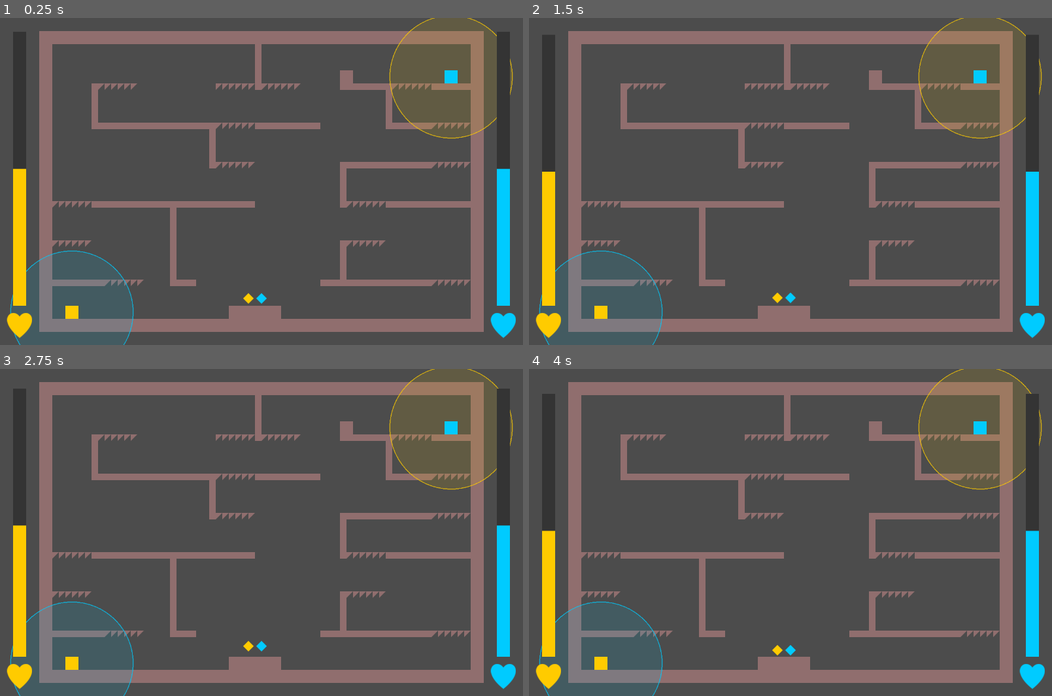
Above: before the commit, frames 1-4 (two rows, left to right).
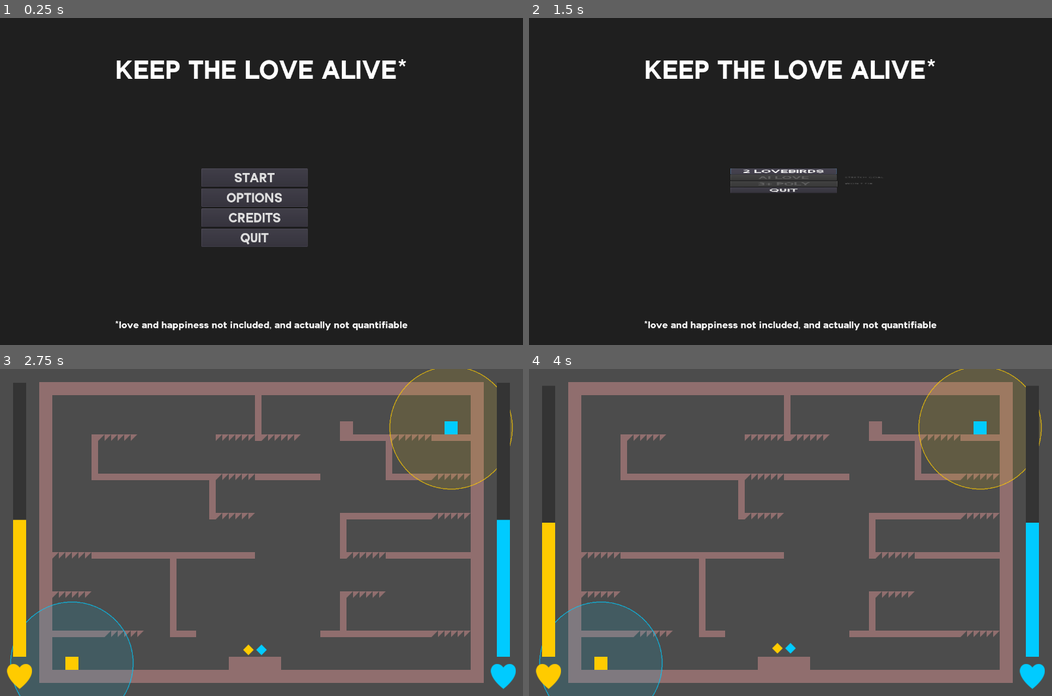
Above: after the commit, the same moments.

Repository: notapixelstudio/keep-love-alive
Game: Godot game, scene res://MainScreen.tscn
Same seed, same stepped clock (60 frames per second), same inputs: the game is played once before the commit and once after it. Before the commit the project starts from res://World.tscn.
Inputs (mouse positions are in pixels of both pictures, inside the frame that each line leads up to):
- Up to frame 1 (0.25 s): no input
- Up to frame 2 (1.5 s): click (785, 178) at 0.5 s, where only the run after the commit has a clickable "START"; click (785, 168) at 1.25 s, where only the run after the commit has a clickable "START"
- Up to frame 3 (2.75 s): click (256, 529) at 2 s, where only the run after the commit has a clickable "2 LOVEBIRDS"
- Up to frame 4 (4 s): tap Enter at 3.5 s

The runs differ from the first frame. In frame 1, 94% of the frame differs, in the area x 0-100%, y 0-100%; in frame 2, 96%; in frame 3, 0.2%; in frame 4, 0.2%.

Commit message:
better labeling

Diff:
--- a/godot/MainScreen.tscn
+++ b/godot/MainScreen.tscn
@@ -1,10 +1,14 @@
-[gd_scene load_steps=5 format=2]
+[gd_scene load_steps=6 format=2]
 
 [ext_resource path="res://assets/fonts/Antapani-ExtraBold.otf" type="DynamicFontData" id=1]
 [ext_resource path="res://Options2D.gd" type="Script" id=2]
 
 [sub_resource type="DynamicFont" id=1]
 size = 64
+font_data = ExtResource( 1 )
+
+[sub_resource type="DynamicFont" id=3]
+size = 24
 font_data = ExtResource( 1 )
 
 [sub_resource type="DynamicFont" id=2]
@@ -24,16 +28,24 @@
 color = Color( 0, 0, 0, 0.588235 )
 
 [node name="Label" type="Label" parent="."]
-anchor_left = 0.5
-anchor_top = 0.5
-anchor_right = 0.5
-anchor_bottom = 0.5
-margin_left = -193.5
-margin_top = -270.5
-margin_right = 193.5
-margin_bottom = -193.5
+anchor_right = 1.0
+margin_top = 88.0
+margin_bottom = 165.0
 custom_fonts/font = SubResource( 1 )
-text = "LOVE HURTS"
+text = "KEEP THE LOVE ALIVE*"
+align = 1
+valign = 1
+uppercase = true
+
+[node name="Label2" type="Label" parent="."]
+anchor_right = 1.0
+margin_top = 736.0
+margin_bottom = 765.0
+custom_fonts/font = SubResource( 3 )
+text = "*love and happiness not included, and actually not quantifiable"
+align = 1
+valign = 1
+autowrap = true
 
 [node name="AnimationPlayer" type="AnimationPlayer" parent="."]
 
--- a/godot/project.godot
+++ b/godot/project.godot
@@ -27,7 +27,7 @@
 [application]
 
 config/name="Keep the Love Alive"
-run/main_scene="res://World.tscn"
+run/main_scene="res://MainScreen.tscn"
 config/icon="res://icon.png"
 
 [autoload]
